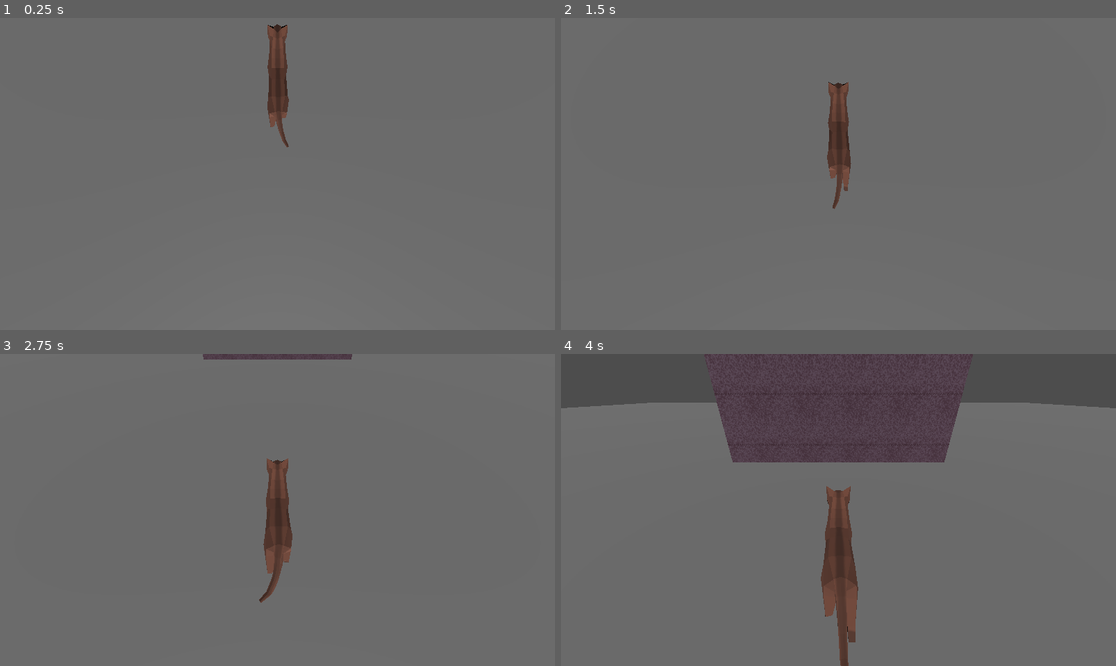
Above: before the commit, frames 1-4 (two rows, left to right).
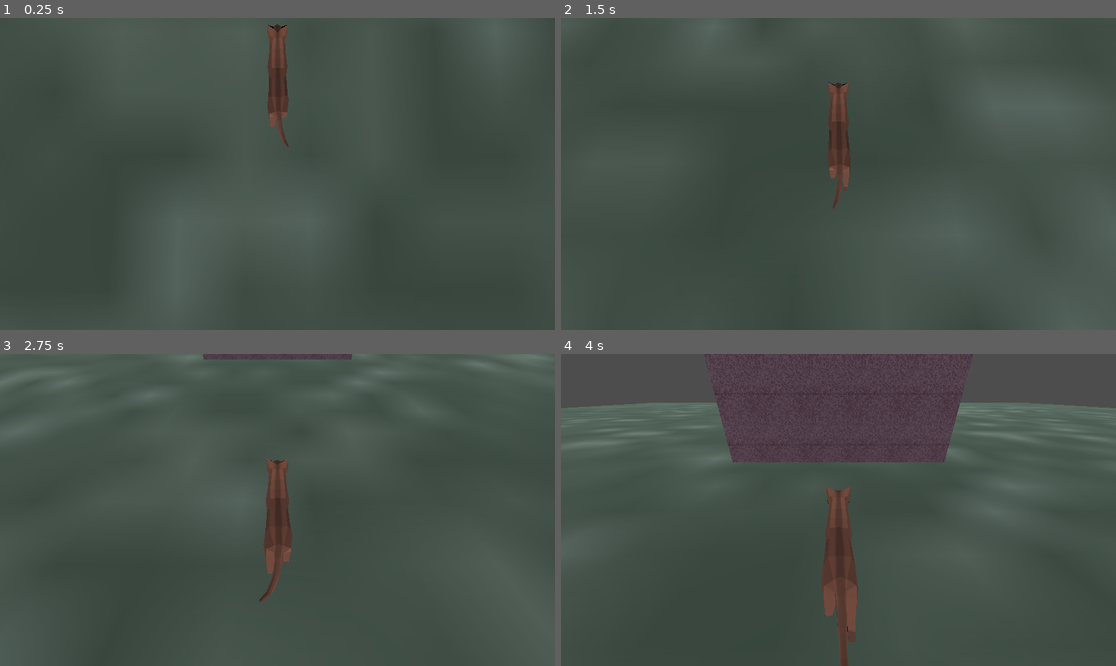
Above: after the commit, the same moments.

Repository: Knight-XAura/Cat-Tower-Climber
Game: Godot game, scene res://world/world.tscn
Two runs of this game, one before a commit and one after it. Both use one fixed random seed, a clock stepped at 60 frames per second and the inputs below. The project has no main scene, so this scene is started directly.
Inputs:
- Up to frame 1 (0.25 s): no input
- Up to frame 2 (1.5 s): hold D (move_right) 0.53-1.28 s; tap S (switch_side, bound only after the commit) at 0.6, 1.35 s; hold A (move_left) from 1.28 s (still down)
- Up to frame 3 (2.75 s): release A (move_left) at 2.03 s; hold D (move_right) from 2.03 s (still down); tap S (switch_side, bound only after the commit) at 2.1 s
- Up to frame 4 (4 s): tap S (switch_side, bound only after the commit) at 2.85, 3.6 s; release D (move_right) at 3.53 s; hold A (move_left) from 3.53 s (still down)

The runs differ from the first frame. In frame 1, 99% of the frame differs, in the area x 0-100%, y 0-100%; in frame 2, 97%; in frame 3, 95%; in frame 4, 69%.

Commit message:
Day 8

Diff:
--- a/player/cat.gd
+++ b/player/cat.gd
@@ -1,4 +1,7 @@
 extends CharacterBody3D
+
+signal rotate_parent_node(direction: int)
+
 
 @onready var animation_player: AnimationPlayer = $AnimationPlayer
 @onready var cat_animation_player: AnimationPlayer = $cat_v2/AnimationPlayer
@@ -6,13 +9,15 @@
 
 const SPEED: float = 5.0
 
-
+var can_switch: bool = false
+var switch_direction: int = 0
 var is_climbing: bool = false
 # Get the gravity from the project settings to be synced with RigidBody nodes.
 var gravity: float = ProjectSettings.get_setting("physics/3d/default_gravity")
 
 
 func _ready() -> void:
+	set_physics_process(false)
 	animation_player.play("start")
 	await animation_player.animation_finished
 	cat_animation_player.play("hind_legs")
@@ -21,10 +26,16 @@
 	cat_animation_player.play("belly_crawl")
 	rotate_x(deg_to_rad(90))
 	is_climbing = true
+	set_physics_process(true)
 
 
 func _physics_process(delta: float) -> void:
-	# Fixes every other run failing after about 25 tower pieces
+	if position.x >= 4 and Input.is_action_just_pressed("switch_side"):
+		rotate_parent_node.emit(1)
+	elif position.x <= -4 and Input.is_action_just_pressed("switch_side"):
+		rotate_parent_node.emit(-1)
+
+	# Fixes every other run when tower pieces stop detecting you
 	position.z = 5.5
 
 	# Climb kitty climb!
@@ -39,6 +50,4 @@
 
 	move_and_slide()
 
-
-func _on_area_3d_body_entered(body: Node3D) -> void:
-	pass
+	position.x = clampf(position.x, -4.25, 4.25)
--- a/player/cat.tscn
+++ b/player/cat.tscn
@@ -105,6 +105,7 @@
 [node name="Camera3D" type="Camera3D" parent="."]
 transform = Transform3D(1, -6.97574e-16, -1.26261e-21, -1.26261e-21, -3.61999e-06, 1, -6.97574e-16, -1, -3.61999e-06, 2.08165e-12, 8, 4)
 
-[connection signal="body_entered" from="Detector" to="." method="_on_area_3d_body_entered"]
+[connection signal="area_entered" from="Detector" to="." method="_on_detector_area_entered"]
+[connection signal="area_exited" from="Detector" to="." method="_on_detector_area_exited"]
 
 [editable path="cat_v2"]
--- /dev/null
+++ b/player/player_rotator.gd
@@ -0,0 +1,6 @@
+extends Node3D
+
+
+func _on_cat_rotate_parent_node(direction) -> void:
+	rotate_y(deg_to_rad(90 * direction))
+	$Cat.position.x = -4.25 * direction
--- a/project.godot
+++ b/project.godot
@@ -24,14 +24,27 @@
 "deadzone": 0.5,
 "events": [Object(InputEventKey,"resource_local_to_scene":false,"resource_name":"","device":-1,"window_id":0,"alt_pressed":false,"shift_pressed":false,"ctrl_pressed":false,"meta_pressed":false,"pressed":false,"keycode":0,"physical_keycode":65,"key_label":0,"unicode":97,"echo":false,"script":null)
 , Object(InputEventKey,"resource_local_to_scene":false,"resource_name":"","device":-1,"window_id":0,"alt_pressed":false,"shift_pressed":false,"ctrl_pressed":false,"meta_pressed":false,"pressed":false,"keycode":0,"physical_keycode":4194319,"key_label":0,"unicode":0,"echo":false,"script":null)
+, Object(InputEventKey,"resource_local_to_scene":false,"resource_name":"","device":-1,"window_id":0,"alt_pressed":false,"shift_pressed":false,"ctrl_pressed":false,"meta_pressed":false,"pressed":false,"keycode":0,"physical_keycode":4194442,"key_label":0,"unicode":52,"echo":false,"script":null)
 ]
 }
 move_right={
 "deadzone": 0.5,
 "events": [Object(InputEventKey,"resource_local_to_scene":false,"resource_name":"","device":-1,"window_id":0,"alt_pressed":false,"shift_pressed":false,"ctrl_pressed":false,"meta_pressed":false,"pressed":false,"keycode":0,"physical_keycode":68,"key_label":0,"unicode":100,"echo":false,"script":null)
 , Object(InputEventKey,"resource_local_to_scene":false,"resource_name":"","device":-1,"window_id":0,"alt_pressed":false,"shift_pressed":false,"ctrl_pressed":false,"meta_pressed":false,"pressed":false,"keycode":0,"physical_keycode":4194321,"key_label":0,"unicode":0,"echo":false,"script":null)
+, Object(InputEventKey,"resource_local_to_scene":false,"resource_name":"","device":-1,"window_id":0,"alt_pressed":false,"shift_pressed":false,"ctrl_pressed":false,"meta_pressed":false,"pressed":false,"keycode":0,"physical_keycode":4194444,"key_label":0,"unicode":54,"echo":false,"script":null)
 ]
 }
+switch_side={
+"deadzone": 0.5,
+"events": [Object(InputEventKey,"resource_local_to_scene":false,"resource_name":"","device":-1,"window_id":0,"alt_pressed":false,"shift_pressed":false,"ctrl_pressed":false,"meta_pressed":false,"pressed":false,"keycode":0,"physical_keycode":83,"key_label":0,"unicode":115,"echo":false,"script":null)
+, Object(InputEventKey,"resource_local_to_scene":false,"resource_name":"","device":-1,"window_id":0,"alt_pressed":false,"shift_pressed":false,"ctrl_pressed":false,"meta_pressed":false,"pressed":false,"keycode":0,"physical_keycode":4194443,"key_label":0,"unicode":53,"echo":false,"script":null)
+, Object(InputEventKey,"resource_local_to_scene":false,"resource_name":"","device":-1,"window_id":0,"alt_pressed":false,"shift_pressed":false,"ctrl_pressed":false,"meta_pressed":false,"pressed":false,"keycode":0,"physical_keycode":4194322,"key_label":0,"unicode":0,"echo":false,"script":null)
+]
+}
+
+[physics]
+
+3d/default_gravity=9.0
 
 [rendering]
 
--- /dev/null
+++ b/tower/standard_switch_detector_left.tscn
@@ -0,0 +1,14 @@
+[gd_scene load_steps=2 format=3 uid="uid://cffyd3os0o1nb"]
+
+[sub_resource type="BoxShape3D" id="BoxShape3D_y3a04"]
+size = Vector3(0.1, 9, 0.1)
+
+[node name="SwitchDetectorLeft" type="Node3D"]
+
+[node name="SwitchLeftDetector" type="Area3D" parent="."]
+transform = Transform3D(1, 0, 0, 0, 1, 0, 0, 0, 1, -4.35, 2.08165e-12, 4.55)
+collision_layer = 128
+collision_mask = 0
+
+[node name="CollisionShape3D" type="CollisionShape3D" parent="SwitchLeftDetector"]
+shape = SubResource("BoxShape3D_y3a04")
--- /dev/null
+++ b/tower/standard_switch_detector_right.tscn
@@ -0,0 +1,14 @@
+[gd_scene load_steps=2 format=3 uid="uid://bx2e8pttn6wtu"]
+
+[sub_resource type="BoxShape3D" id="BoxShape3D_y3a04"]
+size = Vector3(0.1, 9, 0.1)
+
+[node name="SwitchDetectorRight" type="Node3D"]
+
+[node name="SwitchRightDetector" type="Area3D" parent="."]
+transform = Transform3D(1, 0, 0, 0, 1, 0, 0, 0, 1, 4.35, 2.08165e-12, 4.55)
+collision_layer = 128
+collision_mask = 0
+
+[node name="CollisionShape3D" type="CollisionShape3D" parent="SwitchRightDetector"]
+shape = SubResource("BoxShape3D_y3a04")
--- a/world/floor/floor.tscn
+++ b/world/floor/floor.tscn
@@ -1,4 +1,9 @@
-[gd_scene load_steps=2 format=3 uid="uid://depvhd8hv1eiv"]
+[gd_scene load_steps=4 format=3 uid="uid://depvhd8hv1eiv"]
+
+[ext_resource type="Texture2D" uid="uid://cyp5hi2y6jjr5" path="res://world/floor/carpet.png" id="1_i4m7a"]
+
+[sub_resource type="StandardMaterial3D" id="StandardMaterial3D_bifr2"]
+albedo_texture = ExtResource("1_i4m7a")
 
 [sub_resource type="BoxShape3D" id="BoxShape3D_k4ndj"]
 size = Vector3(100, 1, 100)
@@ -8,6 +13,7 @@
 
 [node name="CSGBox3D" type="CSGBox3D" parent="."]
 size = Vector3(100, 1, 100)
+material = SubResource("StandardMaterial3D_bifr2")
 
 [node name="FloorCollider" type="CollisionShape3D" parent="."]
 shape = SubResource("BoxShape3D_k4ndj")
--- a/world/world.tscn
+++ b/world/world.tscn
@@ -1,14 +1,12 @@
-[gd_scene load_steps=5 format=3 uid="uid://b7dgmmlroi010"]
+[gd_scene load_steps=6 format=3 uid="uid://b7dgmmlroi010"]
 
 [ext_resource type="PackedScene" uid="uid://depvhd8hv1eiv" path="res://world/floor/floor.tscn" id="1_5184r"]
 [ext_resource type="Script" path="res://tower/tower.gd" id="2_3iqfe"]
 [ext_resource type="PackedScene" uid="uid://wkr7sjtl02v1" path="res://tower/standard.tscn" id="2_8nkll"]
 [ext_resource type="PackedScene" uid="uid://hg6yxoajq38t" path="res://player/cat.tscn" id="3_w0oh0"]
+[ext_resource type="Script" path="res://player/player_rotator.gd" id="4_5fagc"]
 
 [node name="World" type="Node3D"]
-
-[node name="DirectionalLight3D" type="DirectionalLight3D" parent="."]
-transform = Transform3D(1, -5.2318e-16, 3.02058e-16, 3.02058e-16, 0.866026, 0.5, -5.2318e-16, -0.5, 0.866025, 0, 0, 0)
 
 [node name="Floor" parent="." instance=ExtResource("1_5184r")]
 
@@ -18,12 +16,26 @@
 
 [node name="Standard" parent="Tower" instance=ExtResource("2_8nkll")]
 
-[node name="Cat" parent="." instance=ExtResource("3_w0oh0")]
+[node name="Node3D" type="Node3D" parent="."]
+transform = Transform3D(1, -3.48787e-16, 3.48787e-16, 3.48787e-16, 1, -3.48787e-16, -3.48787e-16, 3.48787e-16, 1, 0, 0, 0)
+script = ExtResource("4_5fagc")
+
+[node name="DirectionalLight3D" type="DirectionalLight3D" parent="Node3D"]
+transform = Transform3D(1, -5.2318e-16, 3.02058e-16, 3.02058e-16, 0.866026, 0.5, -5.2318e-16, -0.5, 0.866026, 0, 0, 0)
+top_level = true
+
+[node name="Cat" parent="Node3D" instance=ExtResource("3_w0oh0")]
 transform = Transform3D(0.5, 0, 0, 0, 0.5, 0, 0, 0, 0.5, 2.08165e-12, 1, 32)
+top_level = true
 
 [node name="Timers" type="Node" parent="."]
 
 [node name="TowerTimer" type="Timer" parent="Timers"]
 autostart = true
 
+[node name="ObstacleTimer" type="Timer" parent="Timers"]
+wait_time = 0.5
+autostart = true
+
+[connection signal="rotate_parent_node" from="Node3D/Cat" to="Node3D" method="_on_cat_rotate_parent_node"]
 [connection signal="timeout" from="Timers/TowerTimer" to="Tower" method="_on_tower_timer_timeout"]
Binary file added: world/collectables/catnip/catnip.glb
Not shown, added: world/collectables/catnip/catnip.glb.import
Binary file added: world/floor/carpet.png
Not shown, added: world/floor/carpet.png.import
